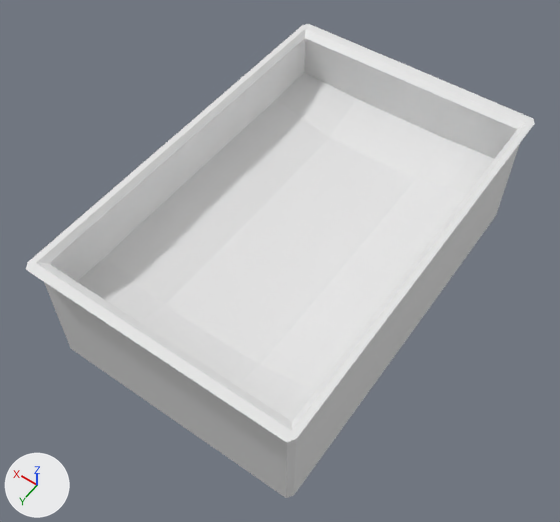
Before and after pictures for a commit that changed the FBX model Assets/PREFABS/BandejaLechuga2.fbx.
Rendered twice from a 50 mm lens placed at (-3.87, 5.87, 9.54), pointed at (0.07, 0.35, 0.87). Every picture has the same lights, and +X, +Y and +Z are marked at lower left. The first picture is the older version. Where no turn or scale is listed for an object, it has been applied to the vertices.

In view in the first picture: 'bandeja'.
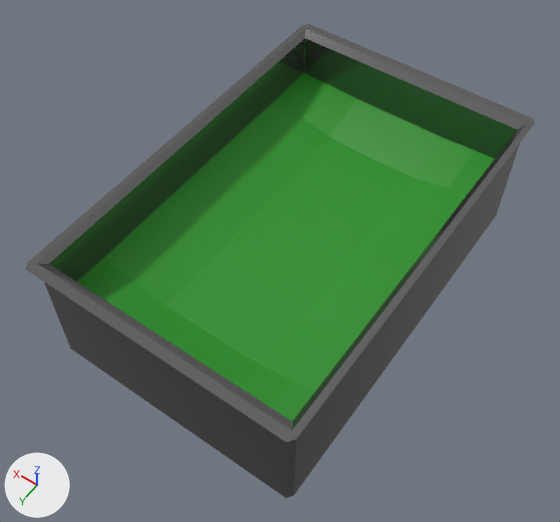
Changed parts and their boxes [x1, y1, x2, y2] in the pictures (560 x 522 px):
part 1 of me_cube, recoloured (darker): [303, 24, 535, 159] in both
part 2 of me_cube, recoloured (white to grey): [26, 262, 296, 498] in both
part 3 of me_cube, recoloured (white to grey): [292, 123, 534, 495] in both
part 4 of me_cube, recoloured (darker): [28, 25, 305, 282] in both
part 5 of me_cube, recoloured (white to green): [77, 73, 494, 421] in both

The change, as a list of edits to the scene's bpy script:
```text
Add mat_lechuga:
    mat_lechuga = principled_material('Lechuga')
    mat_lechuga.base_color = (0.021, 0.289, 0.0172)  # green #289223
Add mat_material_001:
    mat_material_001 = principled_material('Material.001')
    mat_material_001.base_color = (0.225, 0.225, 0.225)  # grey #828282
    mat_material_001.metallic = 0.874
    mat_material_001.roughness = 0.0906
Change me_cube:
    where me_cube.from_pydata(...)  # 224 vertices, 216 faces; spans x -1.98..1.98, y -3.02..3.02, z 0.0..2.12
    used by ob_bandeja; location = (0.0, 0.0, 0.0)
    me_cube part 1: 49 of the faces centred in x -1.92..1.92, y -2.96..-2.37, z 0.03..2.12 switch from mat_material (white #e7e7e7) to mat_material_001 (grey #828282)
    me_cube part 2: 40 of the faces centred in x -1.92..1.92, y 2.66..2.96, z 0.03..2.12 switch from mat_material (white #e7e7e7) to mat_material_001 (grey #828282)
    me_cube part 3: 11 of the faces centred in x -1.94..-1.75, y 0.0, z 0.03..2.12 switch from mat_material (white #e7e7e7) to mat_material_001 (grey #828282)
    me_cube part 4: 11 of the faces centred in x 1.75..1.94, y 0.0, z 0.03..2.12 switch from mat_material (white #e7e7e7) to mat_material_001 (grey #828282)
    me_cube part 5: 103 of the faces centred in x -1.82..1.82, y -2.37..2.37, z 0.23..1.32 switch from mat_material (white #e7e7e7) to mat_lechuga (green #289223)
```
